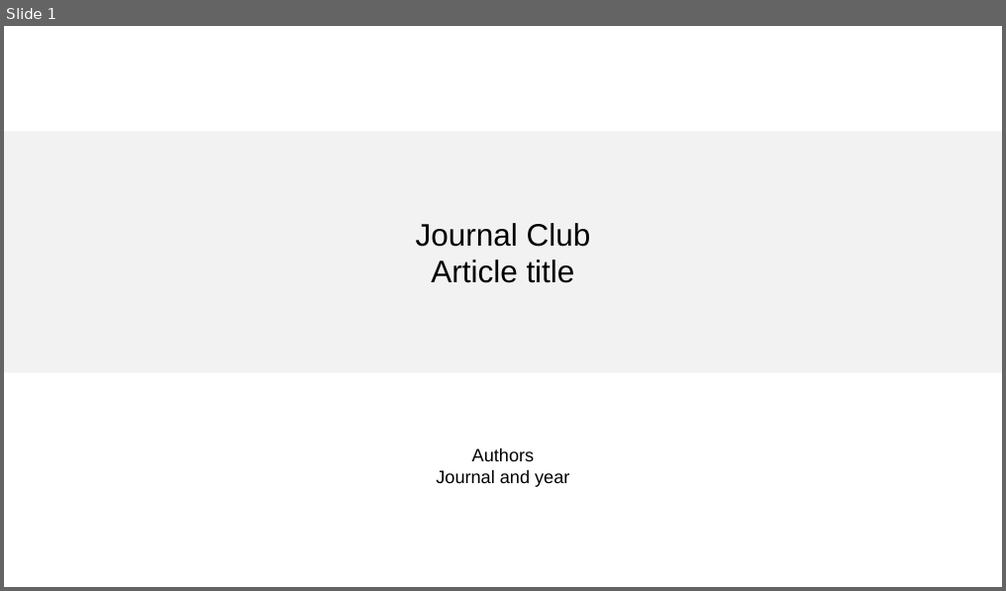
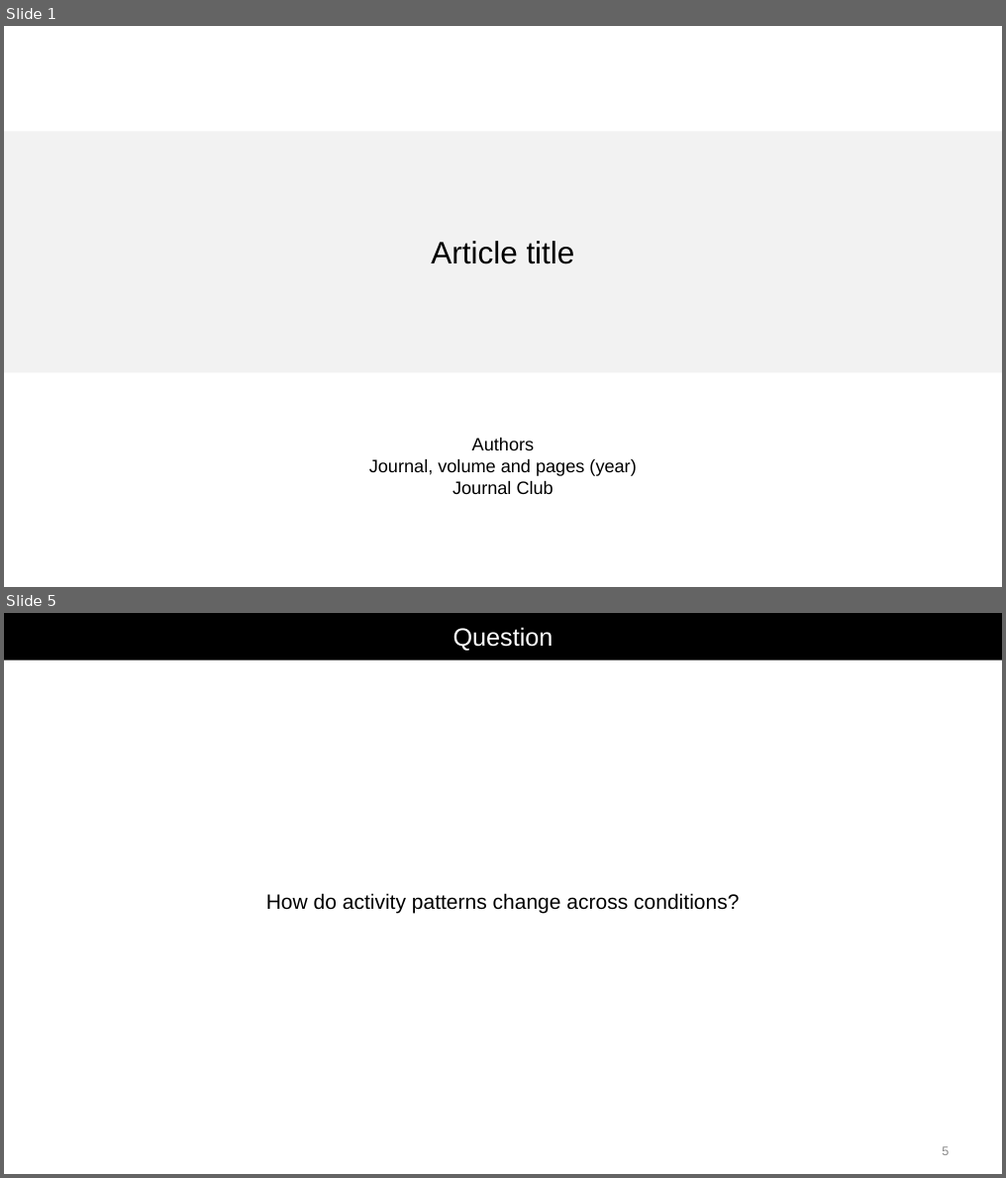
Before and after one commit to zhang-mengjia/journal-club-ppt, a slide deck: assets/jc-reference.pptx. Shown one above the other, each under a label of ours: slide 1 before the commit, slides 1 and 5 after it; the slides between them are not shown. The pictures are 1006x591 and 1006x1178 pixels, drawn with LibreOffice and Linux fonts; fonts in the diff are those of the drawing. Boxes give left, top, right and bottom in pixels: in the first picture for what was removed or moved away, otherwise in the second. Text is boxed around its words. In the diff, an @@ line names an element or a change of style, - is before the commit and + after.

Commit message:
Match Bowler journal club structure and validate author lineage and headings

```diff
--- a/assets/jc-reference.pptx
+++ b/assets/jc-reference.pptx
@@ slide 5 added at (4, 613, 1002, 1174), background #FFFFFF @@
@@ rectangle added at (4, 613, 1002, 661), fill #000000, 24 pt, text #FFFFFF @@
+Question
@@ text added at (266, 893, 739, 913), 20 pt, text #000000 @@
+How do activity patterns change across conditions?
@@ text added at (942, 1147, 948, 1156), 12 pt, text #888888 @@
+5
@@ slide 1 changed as well @@
@@ text in rectangle at (416, 223, 591, 247): paragraph removed @@
-Journal Club
@@ text at (369, 460, 636, 494): text changed @@
-Journal and year
+Journal, volume and pages (year)
+Journal Club
```
Also in this commit, not shown: 1 other slide changed, 11 other slides added, 2 slides removed, 9 other files.
